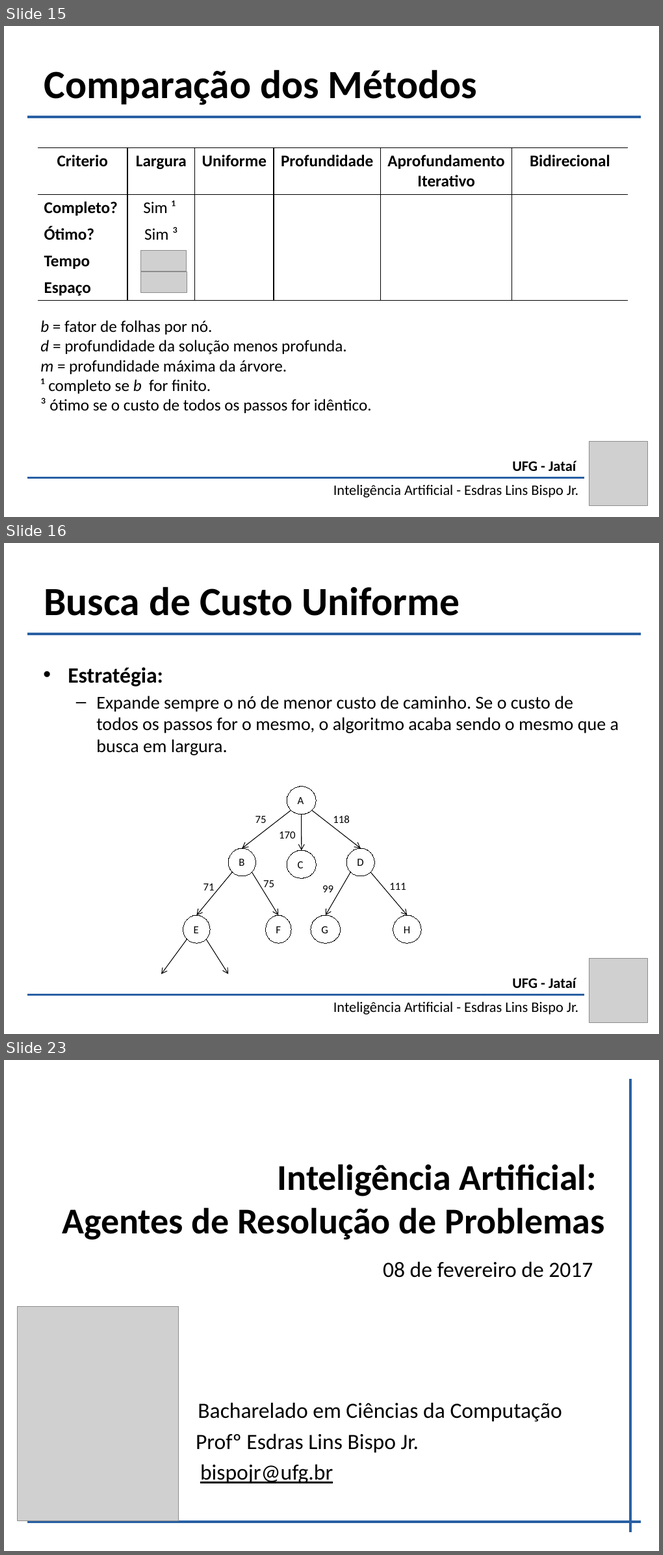
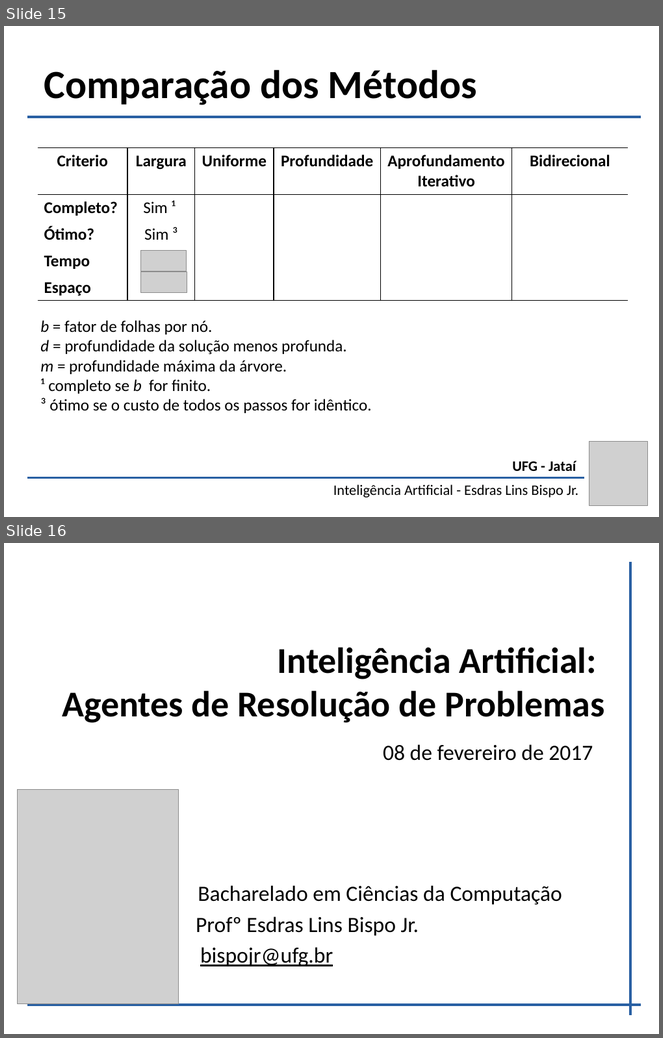
Before and after one commit to bispojr/ia, a slide deck: 2016.2/aulas/18/ia-18.pptx. Shown one above the other, each under a label of ours: slides 15, 16 and 23 before the commit, slides 15 and 16 after it; the slides between them are not shown. The pictures are 663x1555 and 663x1038 pixels, drawn with LibreOffice and Linux fonts; fonts in the diff are those of the drawing; grey boxes stand for pictures. Boxes give left, top, right and bottom in pixels: in the first picture for what was removed or moved away, otherwise in the second. Text is boxed around its words. In the diff, an @@ line names an element or a change of style, - is before the commit and + after.

```diff
--- a/2016.2/aulas/18/ia-18.pptx
+++ b/2016.2/aulas/18/ia-18.pptx
@@ slide 16 removed at bbox=[4, 543, 659, 1034], background #FFFFFF @@
@@ text removed at bbox=[44, 587, 460, 616] @@
-Busca de Custo Uniforme
@@ line removed from (641, 634) to (27, 634) @@
@@ text removed at bbox=[68, 667, 619, 756] @@
-• Estratégia:
-  – Expande sempre o nó de menor custo de caminho. Se o custo de todos os passos for o mesmo, o algoritmo acaba sendo o mesmo que a busca em largura.
@@ ellipse removed at bbox=[287, 787, 317, 815] @@
-A
@@ arrow removed from (291, 810) to (242, 849) @@
@@ arrow removed from (302, 814) to (302, 850) @@
@@ arrow removed from (312, 810) to (360, 849) @@
@@ text removed at bbox=[333, 815, 350, 823] @@
-118
@@ text removed at bbox=[256, 816, 267, 823] @@
-75
@@ text removed at bbox=[279, 832, 296, 839] @@
-170
@@ ellipse removed at bbox=[229, 849, 256, 876] @@
-B
@@ ellipse removed at bbox=[287, 850, 317, 878] @@
-C
@@ ellipse removed at bbox=[347, 849, 375, 876] @@
-D
@@ arrow removed from (233, 873) to (196, 916) @@
@@ arrow removed from (252, 873) to (278, 916) @@
@@ arrow removed from (350, 873) to (326, 916) @@
@@ arrow removed from (371, 873) to (407, 916) @@
@@ text removed at bbox=[204, 884, 215, 894] @@
-71
@@ text removed at bbox=[263, 880, 274, 887] @@
-75
@@ text removed at bbox=[322, 886, 334, 893] @@
-99
@@ text removed at bbox=[389, 883, 406, 890] @@
-111
@@ ellipse removed at bbox=[183, 916, 210, 944] @@
-E
@@ ellipse removed at bbox=[265, 916, 291, 944] @@
-F
@@ ellipse removed at bbox=[311, 916, 340, 944] @@
-G
@@ ellipse removed at bbox=[393, 916, 421, 944] @@
-H
@@ arrow removed from (187, 939) to (161, 974) @@
@@ arrow removed from (206, 939) to (229, 974) @@
@@ picture removed at bbox=[590, 959, 648, 1023] @@
@@ text removed at bbox=[512, 978, 576, 988] @@
-UFG - Jataí
@@ line removed from (584, 995) to (27, 995) @@
@@ text removed at bbox=[334, 1002, 579, 1015] @@
-Inteligência Artificial - Esdras Lins Bispo Jr.
@@ what was slide 23 is now slide 16 @@
```
Also in this commit, not shown: 6 other slides removed, 1 other file.
